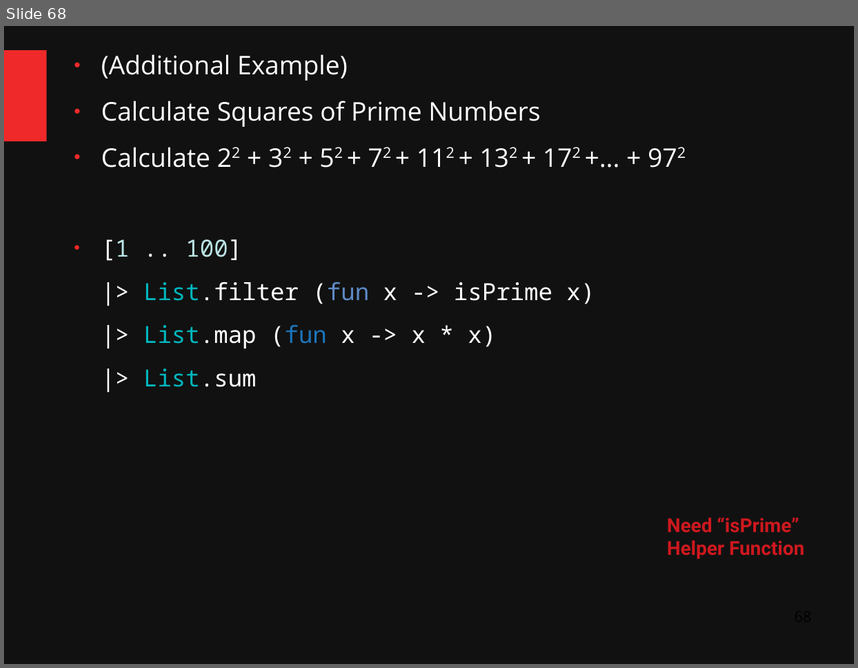
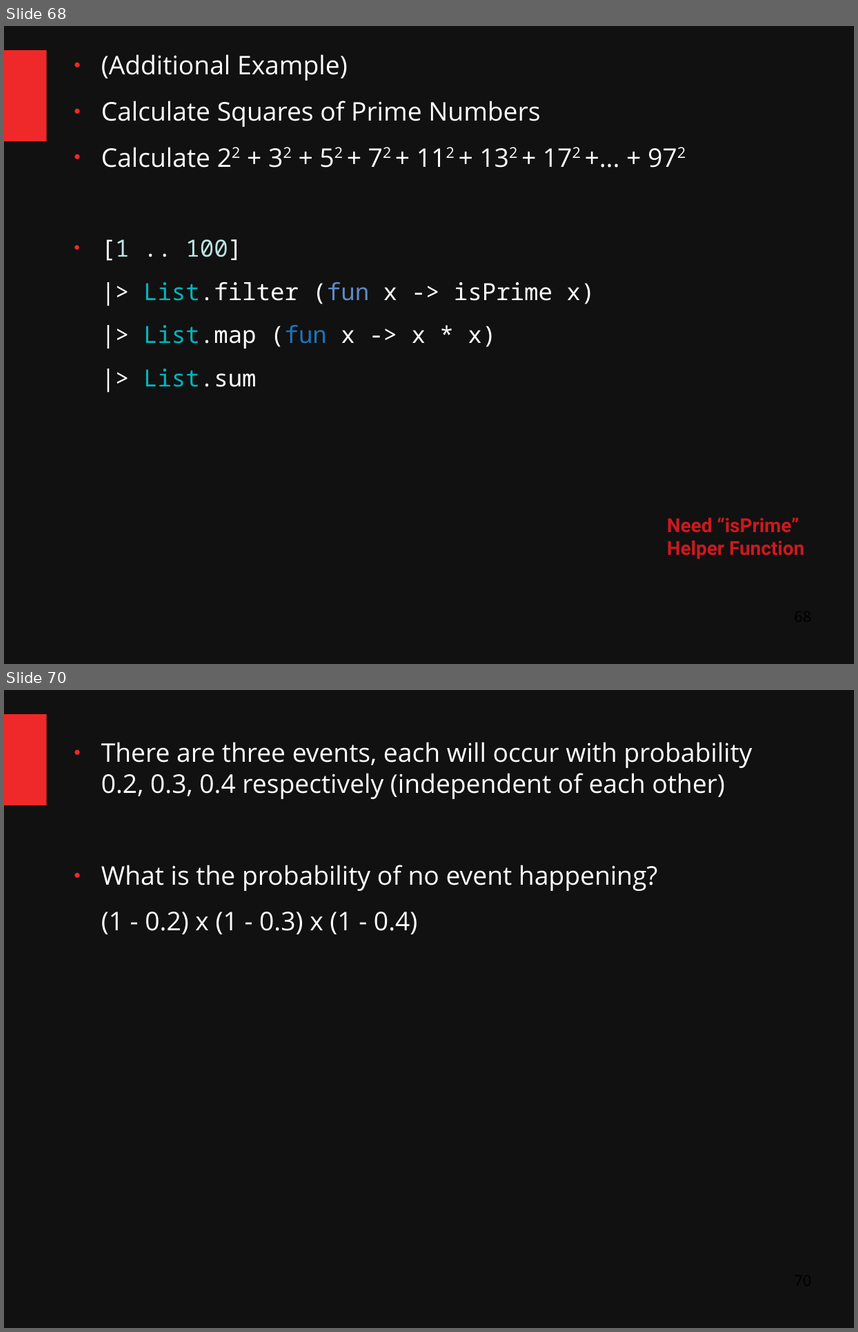
Before and after one commit to ChangHaiBin/FSharpPowerPoint, a slide deck: FSharp Talk Dark2.odp. Shown one above the other, each under a label of ours: slide 68 before the commit, slides 68 and 70 after it; the slides between them are not shown. The pictures are 858x668 and 858x1332 pixels, drawn with LibreOffice and Linux fonts; fonts in the diff are those of the drawing. Boxes give left, top, right and bottom in pixels: in the first picture for what was removed or moved away, otherwise in the second. Text is boxed around its words. In the diff, an @@ line names an element or a change of style, - is before the commit and + after.

```diff
--- a/FSharp Talk Dark2.odp
+++ b/FSharp Talk Dark2.odp
@@ slide 70 added at (x1=4, y1=690, x2=854, y2=1328), background #111111; not listed: 1 template element that a slide beside it also shows @@
@@ text added at (x1=101, y1=742, x2=752, y2=934), 24 pt, text #FFFFFF @@
+● There are three events, each will occur with probability 0.2, 0.3, 0.4 respectively (independent of each other)
+● What is the probability of no event happening?
+(1 - 0.2) x (1 - 0.3) x (1 - 0.4)
```
Also in this commit, not shown: 13 other slides added, 1 other file.
